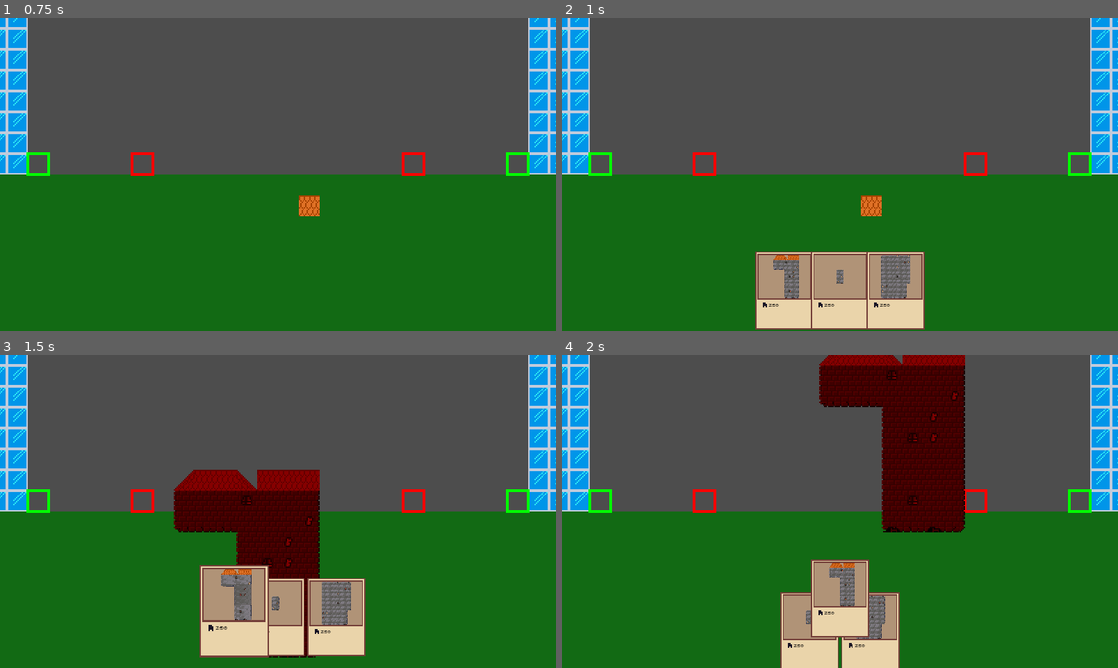
Above: before the commit, frames 1-4 (two rows, left to right).
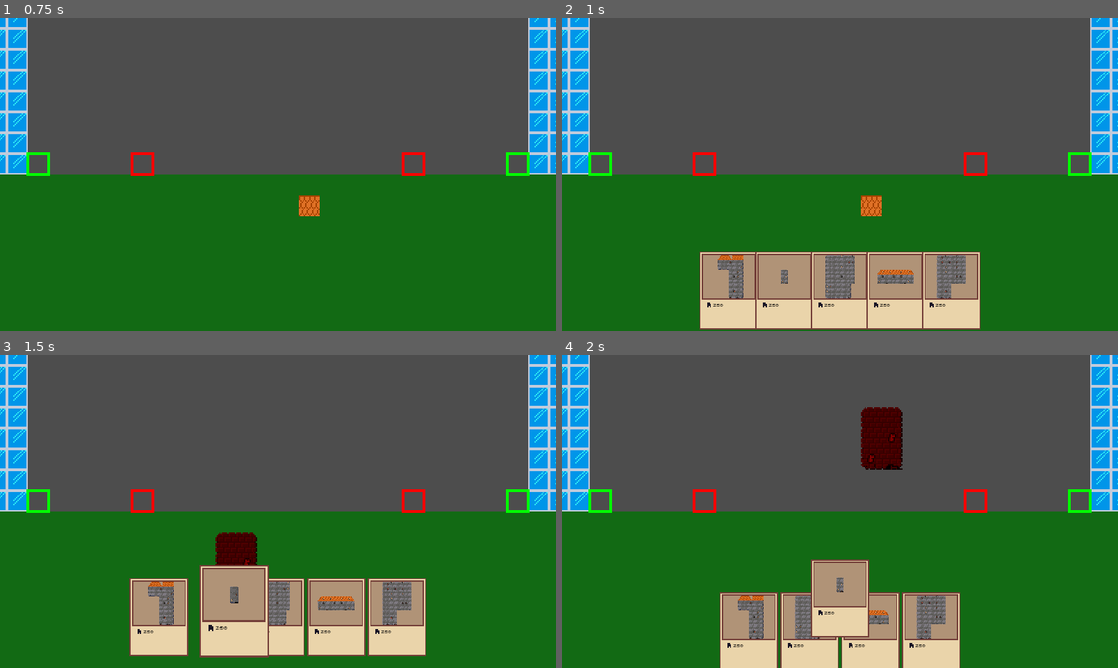
Above: after the commit, the same moments.

Repository: panorb/ludum-dare-54
Game: Godot game, scene res://world.tscn
Two runs of this game, one before a commit and one after it. Both use one fixed random seed, a clock stepped at 60 frames per second and the inputs below.
Inputs (mouse positions are in pixels of both pictures, inside the frame that each line leads up to):
- Up to frame 1 (0.75 s): click "Start" at 0.5 s
- Up to frame 2 (1 s): no input
- Up to frame 3 (1.5 s): tap Enter (close_letter) at 1.25 s; drag from (216, 614) to (333, 442) at 1.27 s
- Up to frame 4 (2 s): no input

Frame 1 is identical in both runs. In frame 2, 6.8% of the frame differs, in the area x 24-76%, y 74-100%; in frame 3, 14%; in frame 4, 17%, in the area x 28-73%, y 0-100%.

Commit message:
Changed starting card number

Diff:
--- a/godot/game/cards/card_hand.gd
+++ b/godot/game/cards/card_hand.gd
@@ -19,7 +19,7 @@
 	initial_card_draw()
 
 func initial_card_draw() -> void:
-	for i in 3:
+	for i in 5:
 		draw_card()
 
 	reorganize_hand()
